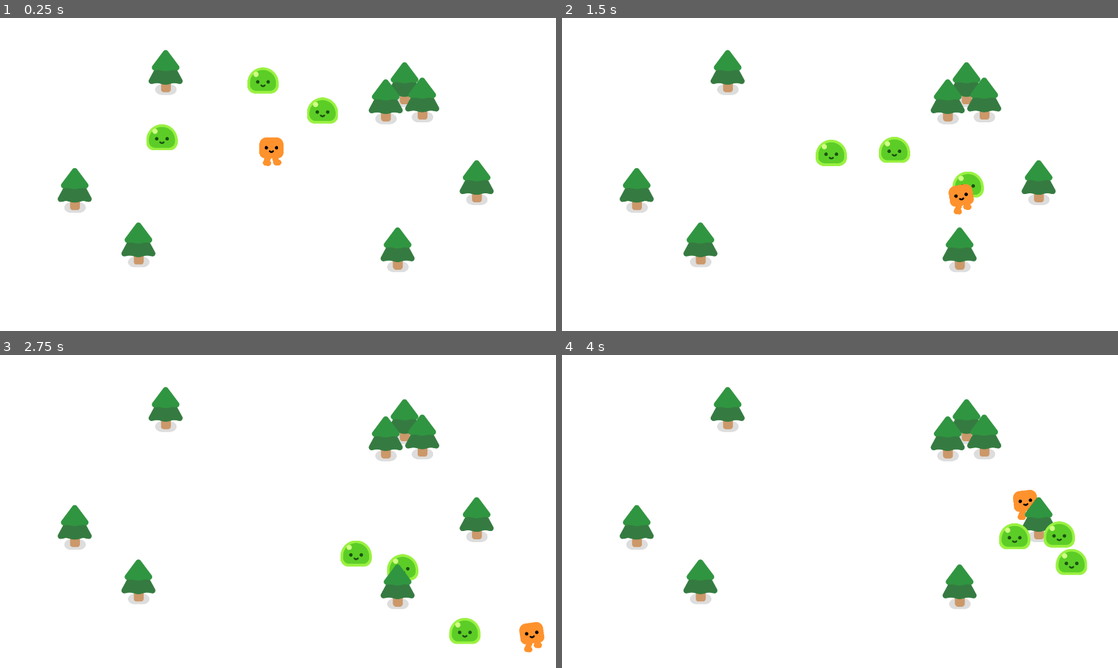
Above: before the commit, frames 1-4 (two rows, left to right).
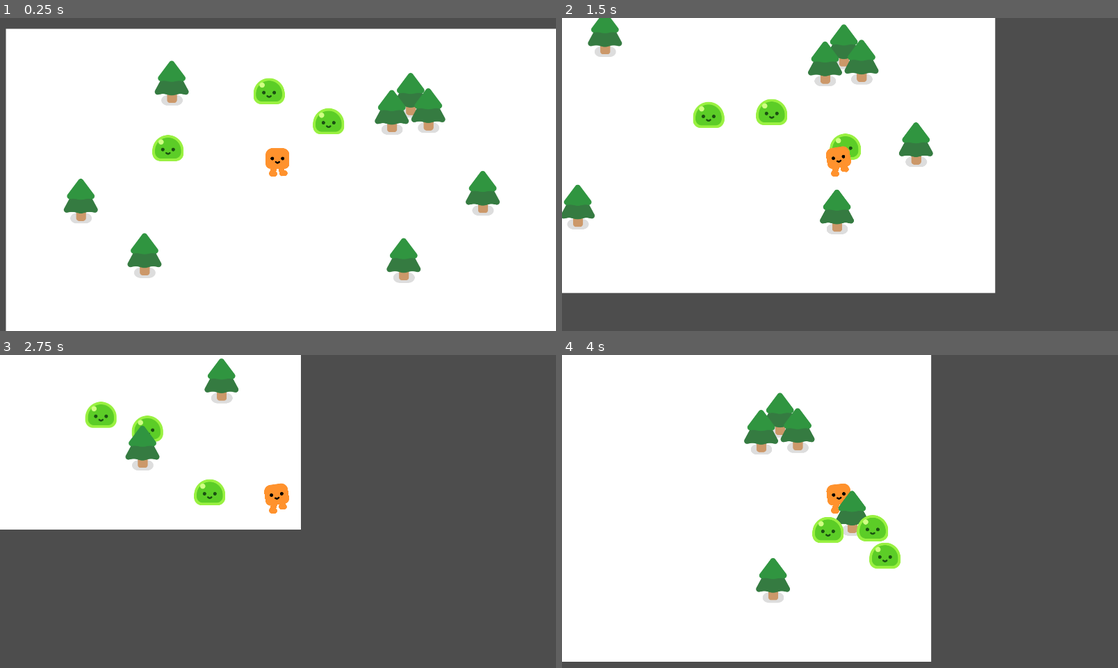
Above: after the commit, the same moments.

Repository: mvfranco94/2d-project-godot
Game: Godot game, scene res://survivors_game.tscn
Same seed, same stepped clock (60 frames per second), same inputs: the game is played once before the commit and once after it.
Inputs:
- Up to frame 1 (0.25 s): no input
- Up to frame 2 (1.5 s): hold D (move_right) 0.53-1.28 s; hold S (move_down) from 1.28 s (still down)
- Up to frame 3 (2.75 s): release S (move_down) at 2.03 s; hold D (move_right) from 2.03 s (still down)
- Up to frame 4 (4 s): release D (move_right) at 2.78 s; hold W (move_up) 2.78-3.53 s; hold A (move_left) from 3.53 s (still down)

The runs differ from the first frame. In frame 1, 12% of the frame differs, in the area x 0-100%, y 0-100%; in frame 2, 41%; in frame 3, 73%; in frame 4, 41%.

Commit message:
Add Camera2D to player

Diff:
--- a/player.tscn
+++ b/player.tscn
@@ -14,3 +14,5 @@
 
 [node name="CollisionShape2D" type="CollisionShape2D" parent="."]
 shape = SubResource("CircleShape2D_3c8e4")
+
+[node name="Camera2D" type="Camera2D" parent="."]
Not shown, added: .gitignore
